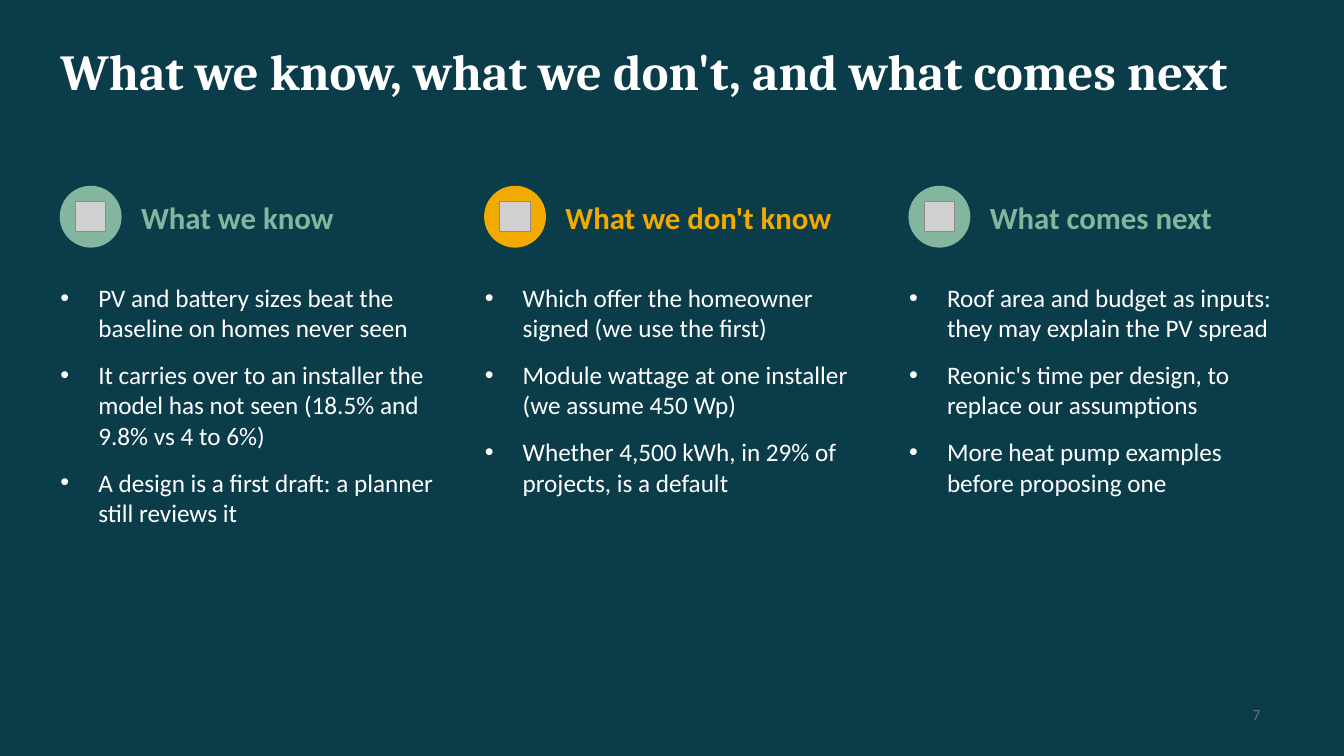
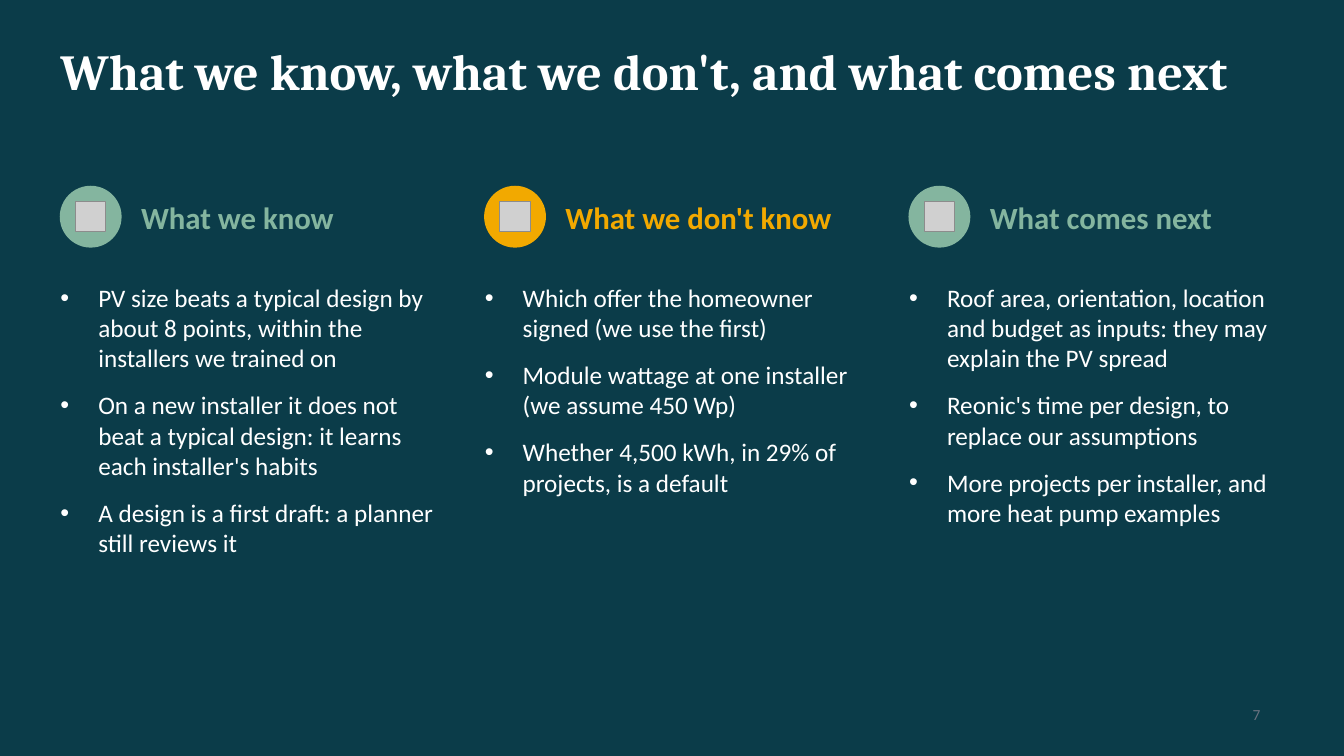
Before and after one commit to Rhythm02-byte/reonic-designer, a slide deck: slide 7 of docs/pitch/home-energy-designer.pptx. Drawn at 1344x756 pixels with LibreOffice and Linux fonts; fonts in the diff are those of the drawing; grey boxes stand for pictures. Boxes give left, top, right and bottom in pixels: in the first picture for what was removed or moved away, otherwise in the second. Text is boxed around its words. In the diff, an @@ line names an element or a change of style, - is before the commit and + after.

```diff
--- a/docs/pitch/home-energy-designer.pptx
+++ b/docs/pitch/home-energy-designer.pptx
@@ text at (x1=98, y1=289, x2=422, y2=476): text changed @@
-• PV and battery sizes beat the baseline on homes never seen
-• It carries over to an installer the model has not seen (18.5% and 9.8% vs 4 to 6%)
+• PV size beats a typical design by about 8 points, within the installers we trained on
+• On a new installer it does not beat a typical design: it learns each installer's habits
@@ text at (x1=947, y1=289, x2=1267, y2=371): text changed @@
-• Roof area and budget as inputs: they may explain the PV spread
+• Roof area, orientation, location and budget as inputs: they may explain the PV spread
@@ text at (x1=947, y1=474, x2=1267, y2=526): text changed @@
-• More heat pump examples before proposing one
+• More projects per installer, and more heat pump examples
```
Also in this commit, not shown: 2 other slides changed, 13 other files.
